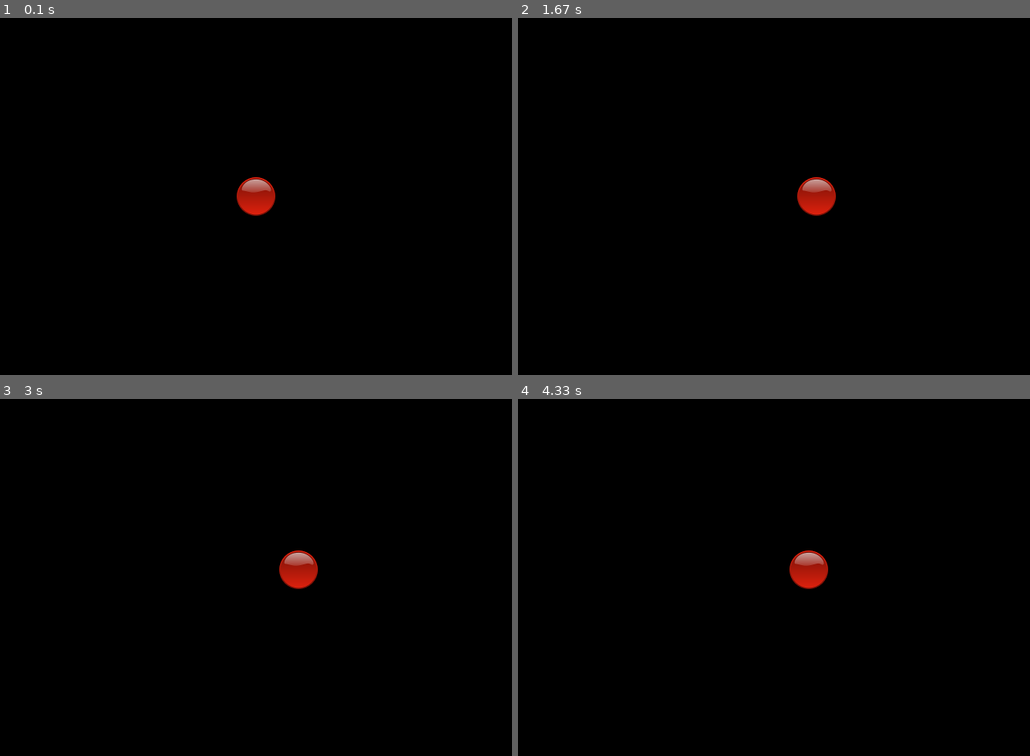
Above: before the commit, frames 1-4 (two rows, left to right).
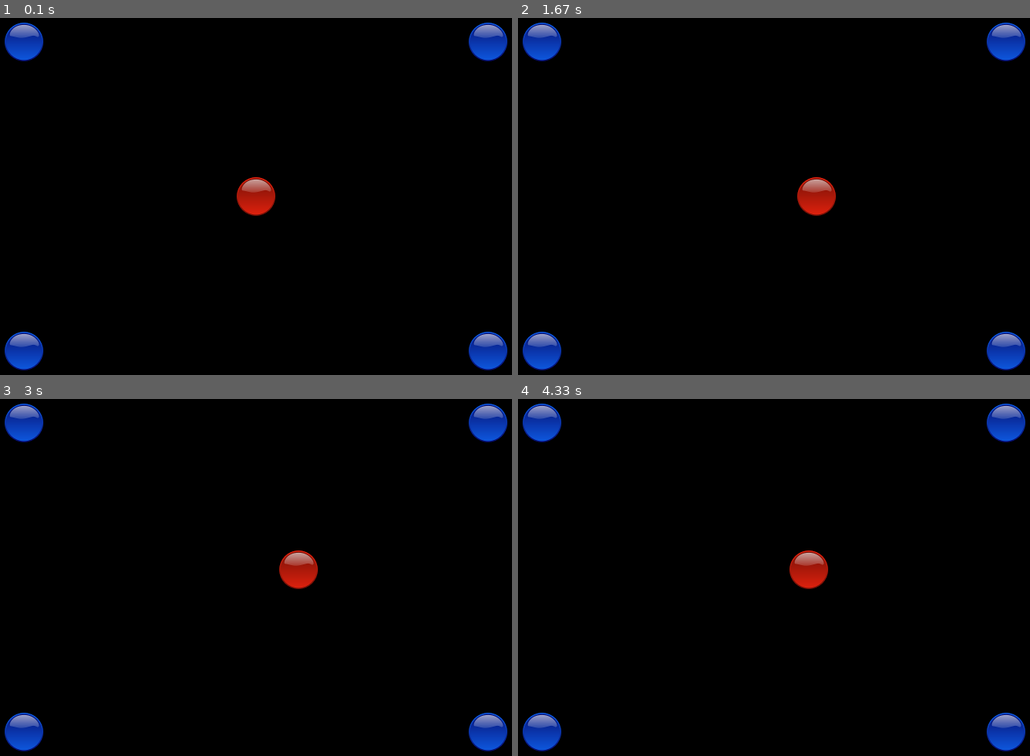
Above: after the commit, the same moments.

Repository: alanbontoft/FirstPygame
Game: pygame game, started from game.py
Two runs of this game, one before a commit and one after it. Both use one fixed random seed, a clock stepped at 60 frames per second and the inputs below.
Inputs (mouse positions are in pixels of both pictures, inside the frame that each line leads up to):
- Up to frame 1 (0.1 s): no input
- Up to frame 2 (1.67 s): hold Space 0.33-0.8 s; hold Right 0.33-0.8 s; click (753, 217) at 0.88 s; tap Space at 1.17, 1.57 s; hold Right from 1.5 s (still down)
- Up to frame 3 (3 s): tap Space at 1.87, 2.07, 2.4, 2.7, 2.9 s; release Right at 1.97 s; hold Up 2-2.3 s; hold Right 2.33-2.8 s; hold Left from 2.83 s (still down)
- Up to frame 4 (4.33 s): tap Space at 3.2, 3.47, 3.8, 4.1, 4.23 s; release Left at 3.37 s; hold Down 3.4-3.7 s; hold Left 3.73-4.13 s; hold Up from 4.17 s (still down)

The runs differ from the first frame. In frame 1, 2.6% of the frame differs, in the area x 0-100%, y 1-99%; in frame 2, 2.6%; in frame 3, 2.6%; in frame 4, 2.6%.

Commit message:
blue button added, no sound play on rebound

Diff:
--- a/game.py
+++ b/game.py
@@ -1,10 +1,14 @@
 # module imports
 import pygame
 import playerclass
+import blobclass
 import gamedefs
 
 def title():
     return "Mygame, Pygame"
+
+def checkBehind(player, blobs):
+    return player.rect.center == blobs[0].rect.center or player.rect.center == blobs[1].rect.center or player.rect.center == blobs[2].rect.center or player.rect.center == blobs[3].rect.center
 
 def main():
     # initialise pygame and create window
@@ -21,7 +25,17 @@
 
     # create player object and add to sprite group
     player = playerclass.Player()
+    blobs = [   blobclass.Blob(100, 100),
+                blobclass.Blob(700, 100),
+                blobclass.Blob(100, 500),
+                blobclass.Blob(700, 500)]
+
+    # blob.rect.center =
     all_sprites.add(player)
+    all_sprites.add(blobs[0])
+    all_sprites.add(blobs[1])
+    all_sprites.add(blobs[2])
+    all_sprites.add(blobs[3])
 
     # main game loop
     running = True
@@ -54,6 +68,8 @@
                     player.direction = "DOWN"
                 if event.key == pygame.K_SPACE:
                     player.direction = "STOPPED"
+                    if checkBehind(player, blobs):
+                        player.playSound()
 
         # Update sprites
         all_sprites.update()
--- a/gamedefs.py
+++ b/gamedefs.py
@@ -23,5 +23,7 @@
 USEIMAGE = 1
 IMAGE = './red_button.png'
 
+BLOB = './blue_button.png'
+
 # sound file
 SOUNDFILE = './boing1.wav'
--- a/playerclass.py
+++ b/playerclass.py
@@ -35,25 +35,25 @@
             if self.direction == "RIGHT":
                 if math.fabs(self.rect.right - gamedefs.WIDTH) <= gamedefs.STEP:
                     self.direction = "LEFT"
-                    self.Sound.play()
+                    # self.Sound.play()
 
             # if at far left, change to right
             elif self.direction == "LEFT":
                 if self.rect.left <= 0:
                     self.direction = "RIGHT"
-                    self.Sound.play()
+                    # self.Sound.play()
 
             # if at top, change to down
             elif self.direction == "UP":
                 if self.rect.top <= 0:
                     self.direction = "DOWN"
-                    self.Sound.play()
+                    # self.Sound.play()
 
             # if at bottom, change to up
             elif self.direction == "DOWN":
                 if math.fabs(self.rect.bottom - gamedefs.HEIGHT) <= gamedefs.STEP:
                     self.direction = "UP"
-                    self.Sound.play()
+                    # self.Sound.play()
 
             # change approprite coordinate
             if self.direction == "UP":
@@ -78,3 +78,6 @@
             self.direction = "RIGHT"
         elif self.direction == "RIGHT":
             self.direction = "LEFT"
+
+    def playSound(self):
+        self.Sound.play()
